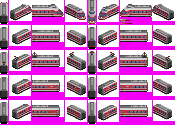
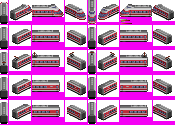
The second 175×125 image is a revision of the first. Changes to its layers:
hid "lights" over box(82, 15, 102, 47)
painted on "Livery 1" over box(19, 14, 165, 119)
